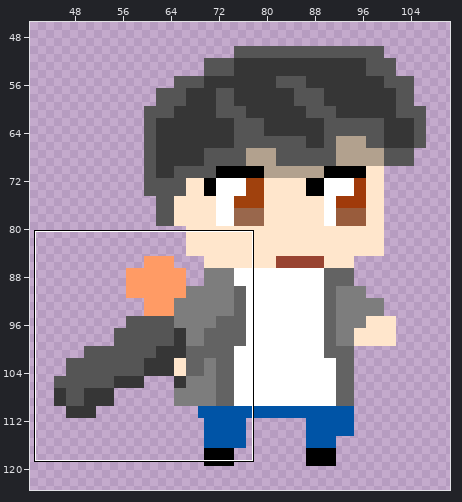
Sprite sheet: sprites/spr_playeridle/f43c27b8-fe6c-4288-9cdd-8d68d1290333.png. The first picture is a wide view before the edit; the outline marks the close-up.
Close-up. First the earlier version:
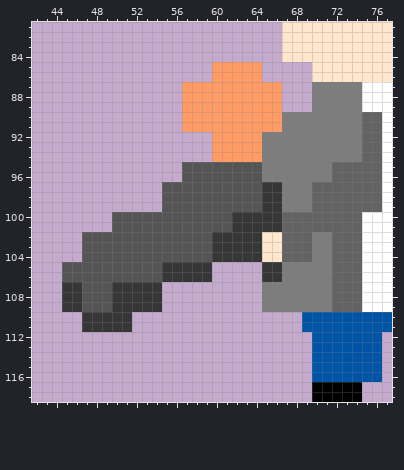
The file is 160x160 pixels. Shown: x 42..77, y 81..118. The wide view leaves out empty margins.
After the commit:
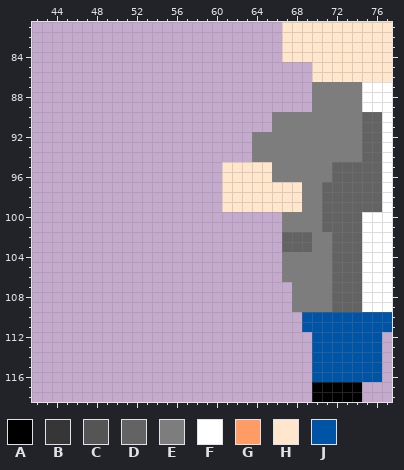
Palette (. is transparent): A #000000  B #363636  C #555555  D #636363  E #7d7d7d  F #ffffff  G #ff9b65  H #ffe6cc  J #0054a6
The exact change:
y 85..86: x 60..64 GGGGG -> .....
y 87..89: x 57..66 GGGGGGGGGG -> ..........
y 90..91: x 57..66 GGGGGGGGGG -> .........E
y 92..94: x 60..64 GGGGG -> ....E
y 95..96: x 57..65 CCCCCCCCE -> ....HHHHH
y 97..99: x 55..68 CCCCCCCCCCBBEE -> ......HHHHHHHH; x 70 D -> E
y 100..101: x 50..70 CCCCCCCCCCCCBBBBBDDDD -> .................EEEE
y 102..103: x 47..66 CCCCCCCCCCCCCBBBBBHH -> ....................
y 104: x 47..69 CCCCCCCCCCCCCBBBBBHHDDD -> ....................EEE
y 105..106: x 45..59 CCCCCCCCCCBBBBB -> ...............; x 65..66 BB -> ..
y 107..109: x 45..54 BBCCCBBBBB -> ..........; x 65..67 EEE -> ...
y 110..111: x 47..51 BBBBB -> .....
